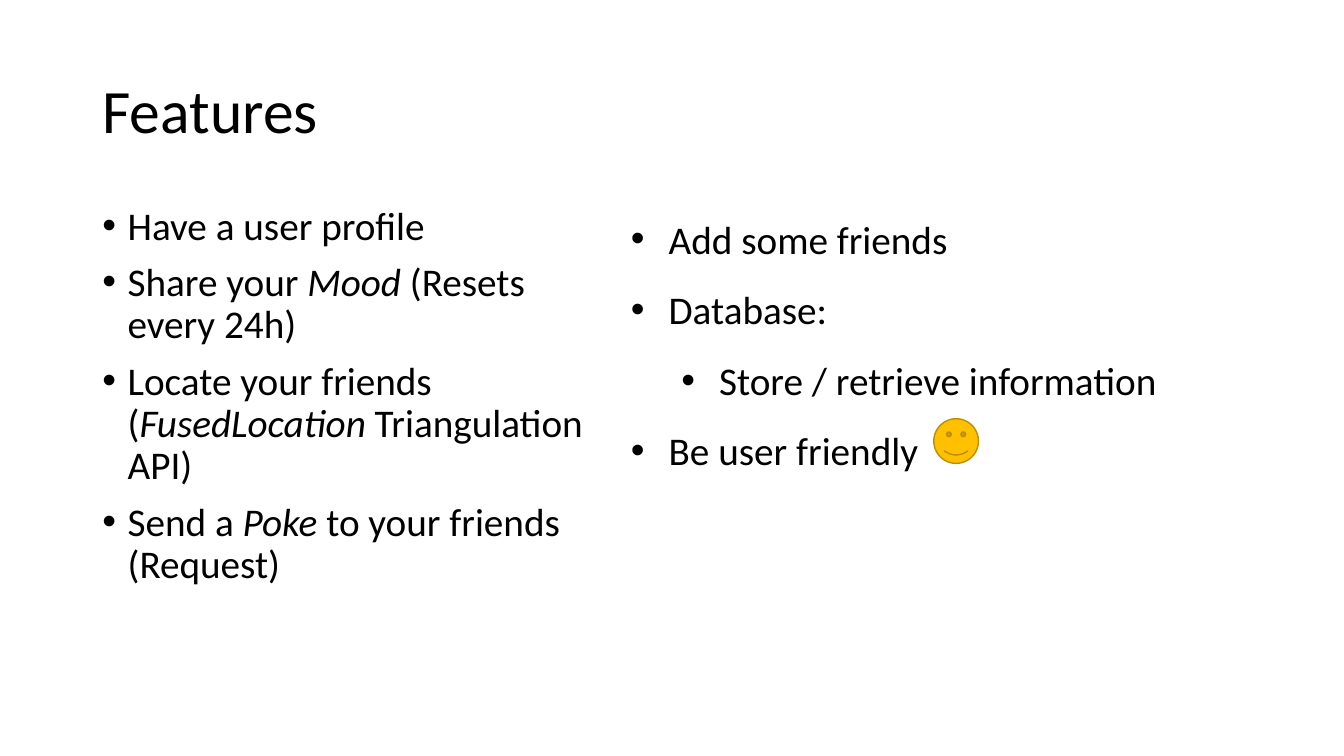
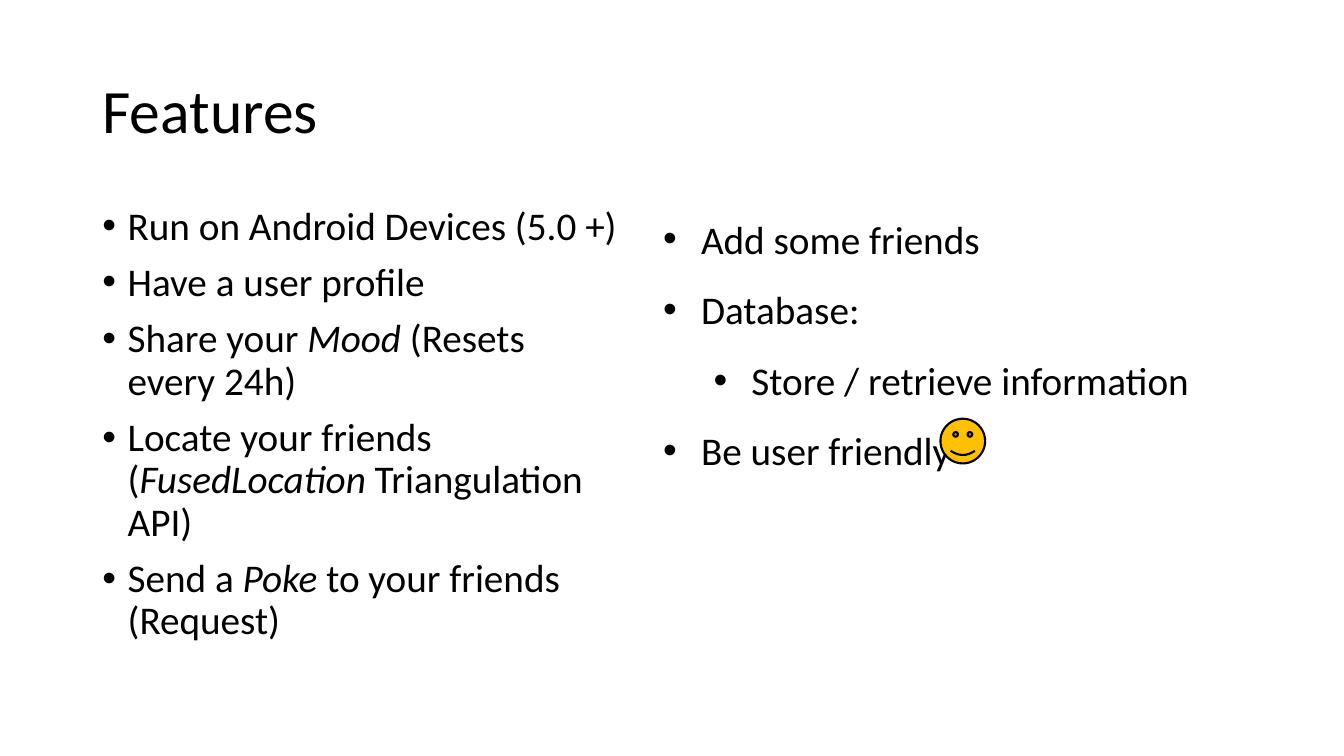
Before and after one commit to superDeano/Moody-app, a slide deck: slide 1 of Documentation/Presentation Powerpoint/Features-n-Math.pptx. Drawn at 1344x756 pixels with LibreOffice and Linux fonts; fonts in the diff are those of the drawing. Boxes give left, top, right and bottom in pixels: in the first picture for what was removed or moved away, otherwise in the second. Text is boxed around its words. In the diff, an @@ line names an element or a change of style, - is before the commit and + after.

Commit message:
Changed some stuff on the features slide
I know im late

```diff
--- a/Documentation/Presentation Powerpoint/Features-n-Math.pptx
+++ b/Documentation/Presentation Powerpoint/Features-n-Math.pptx
@@ text "Add some friends": place and size @@
-text "Add some friends" at bbox=[669, 226, 1156, 472]
+text "Add some friends" at bbox=[701, 226, 1188, 472]
@@ text at bbox=[128, 211, 576, 246]: paragraph added @@
+• Run on Android Devices (5.0 +)
@@ smiley face: place and size @@
-smiley face at bbox=[934, 418, 978, 463]
+smiley face at bbox=[941, 418, 985, 463]
@@ smiley face at bbox=[941, 418, 985, 463]: outline #BD8E00 1 pt to #000000 1.5 pt @@
```
